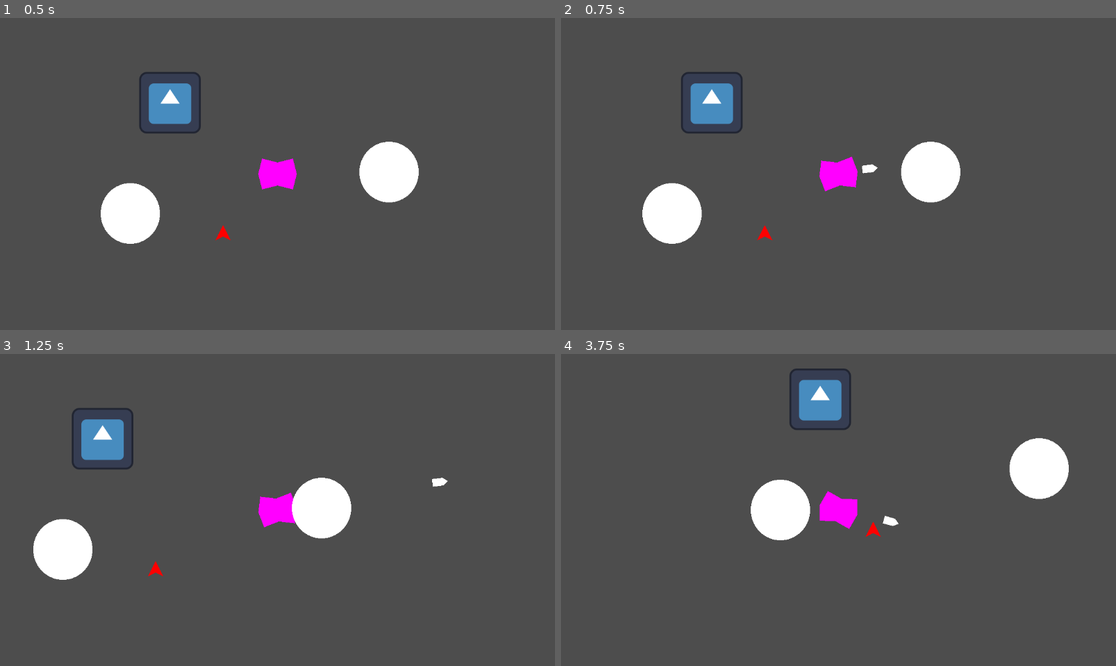
Above: before the commit, frames 1-4 (two rows, left to right).
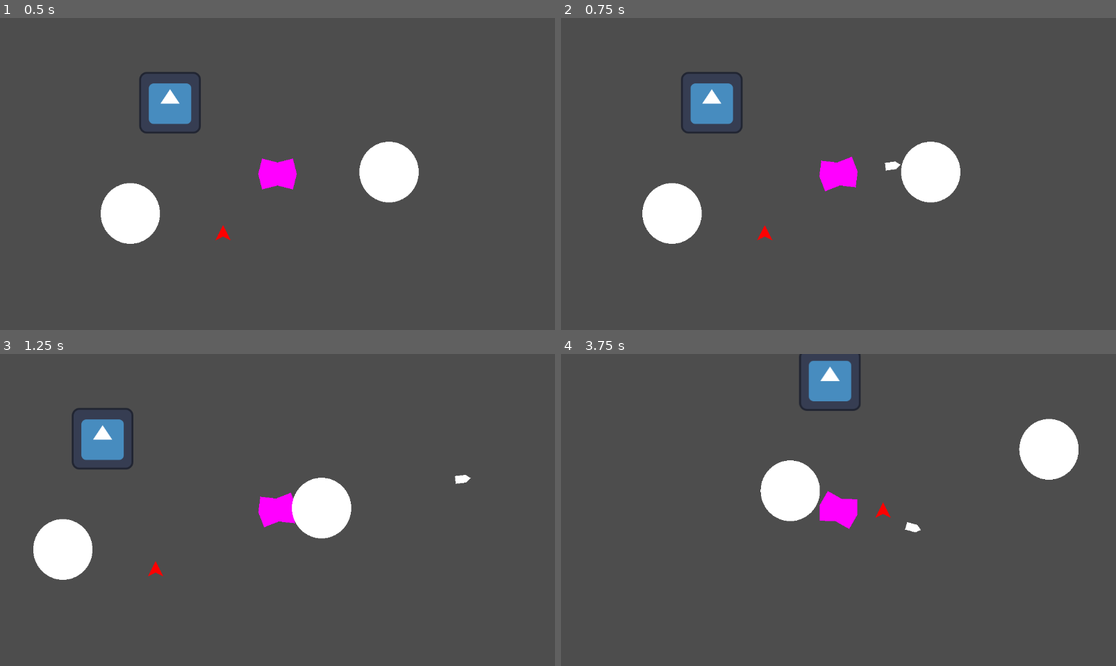
Above: after the commit, the same moments.

Repository: FredzyPythoner/L30HP
Game: Godot game, scene res://Scenes/Main.tscn
Two runs of this game, one before a commit and one after it. Both use one fixed random seed, a clock stepped at 60 frames per second and the inputs below. The engine's default icon, where the game draws it, is replaced by a stand-in: a white triangle on a blue panel in a dark square.
Inputs (mouse positions are in pixels of both pictures, inside the frame that each line leads up to):
- Up to frame 1 (0.5 s): no input
- Up to frame 2 (0.75 s): tap Enter at 0.5 s; move the mouse to (960, 158) at 0.52 s; hold D (move_right) from 0.53 s (still down); tap Space (fire) at 0.6 s
- Up to frame 3 (1.25 s): keep holding D (move_right)
- Up to frame 4 (3.75 s): move the mouse to (727, 525) at 1.27 s; release D (move_right) at 1.28 s; hold S (move_down) 1.28-2.03 s; tap Space (fire) every 0.75 s from 1.35 to 3.6 s; move the mouse to (894, 441) at 2.02 s; hold D (move_right) 2.03-2.78 s; move the mouse to (810, 572) at 2.77 s; hold W (move_up) 2.78-3.53 s; move the mouse to (1005, 556) at 3.52 s; hold A (move_left) from 3.53 s (still down)

Frame 1 is identical in both runs. In frame 2, 0.1% of the frame differs, in the area x 54-62%, y 45-50%; in frame 3, 0.1%; in frame 4, 4.9%, in the area x 34-94%, y 0-60%.
Error before the commit: Invalid access to property or key 'position' on a base object of type 'Nil'. (res://Scenes/enemy.gd:25)

Commit message:
Every

Diff:
--- a/Scenes/Main.tscn
+++ b/Scenes/Main.tscn
@@ -27,6 +27,7 @@
 [node name="Enemy" parent="." instance=ExtResource("5_op2xl")]
 position = Vector2(431, 409)
 
-[node name="EnemySpawn" type="Node2D" parent="."]
+[node name="EnemySpawn" type="Node2D" parent="." node_paths=PackedStringArray("player")]
 position = Vector2(544, 288)
 script = ExtResource("6_l84uy")
+player = NodePath("../Player")
--- a/Scenes/bullet.tscn
+++ b/Scenes/bullet.tscn
@@ -17,3 +17,5 @@
 [node name="CollisionShape2D" type="CollisionShape2D" parent="."]
 rotation = 1.5708
 shape = SubResource("CapsuleShape2D_64073")
+
+[connection signal="body_entered" from="." to="." method="_on_body_entered"]
--- a/Scenes/enemy.gd
+++ b/Scenes/enemy.gd
@@ -1,7 +1,8 @@
-extends Area2D
+extends CharacterBody2D
 
 var damage: int = 20
 var health: int = 100
+var player: Node2D
 
 func take_damage(amount: int):
 	health -= amount
@@ -12,14 +13,27 @@
 		die()
 
 func die():
-	print("Player has died!")
+	print("Enemy has died!")
 	queue_free()  # This will remove the player from the scene
 
 
 func _on_area_entered(area):
+	# area er skud
+	print("Enemy on_area_entered")
 	take_damage(damage)
 
-@export var player: CharacterBody2D
+func _process(delta: float) -> void:
+	if player:
+		velocity = (player.global_position - global_position).normalized() * 100
+		var collision = move_and_collide(velocity * delta)
+		if collision and collision.get_collider().has_method("take_damage"):
+			collision.get_collider().take_damage(10)
+			queue_free()
 
-func _process(delta: float) -> void:
-	$".".transform.Position += (player.position - position).normalized() * delta * 20
+
+
+func _on_body_entered(body: Node2D) -> void:
+	print("Enemy on_body_entered")
+	# fjende rammer player
+	body.take_damage(damage)
+	queue_free()
--- a/Scenes/enemy.tscn
+++ b/Scenes/enemy.tscn
@@ -4,7 +4,7 @@
 
 [sub_resource type="CapsuleShape2D" id="CapsuleShape2D_5t5ec"]
 
-[node name="Enemy" type="Area2D"]
+[node name="Enemy" type="CharacterBody2D" groups=["mobs"]]
 script = ExtResource("1_eoybj")
 
 [node name="Polygon2D" type="Polygon2D" parent="."]
@@ -14,5 +14,3 @@
 
 [node name="CollisionShape2D" type="CollisionShape2D" parent="."]
 shape = SubResource("CapsuleShape2D_5t5ec")
-
-[connection signal="area_entered" from="." to="." method="_on_area_entered"]
--- a/Scenes/enemy_spawn.gd
+++ b/Scenes/enemy_spawn.gd
@@ -3,7 +3,8 @@
 # Exported variables
 @export var enemy_scene = preload("res://Scenes/enemy.tscn")
 @export var spawn_area = Vector2(2000, 2000) # Define the spawn area size
-@export var spawn_interval = 1.0           # Time in seconds between spawns
+@export var spawn_interval = 1.0        # Time in seconds between spawns
+@export var player: Node2D
 
 # Internal timer for spawning
 var _spawn_timer = 5
@@ -24,6 +25,7 @@
 func spawn_enemy():
 	# Instance a new enemy
 	var enemy_instance = enemy_scene.instantiate()
+	enemy_instance.player = player
 
 	# Randomize the enemy's position within the spawn area
 	var random_position = Vector2(
--- a/Scenes/player.gd
+++ b/Scenes/player.gd
@@ -21,7 +21,7 @@
 	look_at(mouse_position)
 
 	# Initialize velocity
-	var velocity = Vector2()
+	velocity = Vector2()
 
 	# Use up/down keys to control vertical movement
 	if Input.is_action_pressed("move_up"):
@@ -46,6 +46,11 @@
 	move_and_slide()
 	if Input.is_action_just_pressed("fire"):
 		shoot()
+
+
+
+
+
 func shoot():
 	var b = Bullet.instantiate()
 	get_parent().add_child(b)
@@ -62,4 +67,16 @@
 
 func die():
 	print("Player has died!")
-	queue_free()  # This will remove the player from the scene
+	#queue_free()  # This will remove the player from the scene
+	get_tree().paused = true
+
+
+var player: Node2D
+
+func _ready():
+	# Get the player node from the "Player" group
+	var players = get_tree().get_nodes_in_group("Player")
+	if players.size() > 0:
+		player = players[0]
+	else:
+		print("Player not found in the scene tree.")
--- a/Scenes/player.tscn
+++ b/Scenes/player.tscn
@@ -21,3 +21,4 @@
 polygon = PackedVector2Array(64, 64, 72, 32, 64, 0, 32, 8, 0, 0, -8, 32, 0, 64, 32, 56)
 
 [node name="Muzzle" type="Marker2D" parent="."]
+position = Vector2(48, 0)
--- a/bullet.gd
+++ b/bullet.gd
@@ -6,6 +6,7 @@
 	position += transform.x * speed * delta
 
 func _on_Bullet_body_entered(body):
+	print("Bullet on_Bullet_body_entered")
 	if body.is_in_group("mobs"):
 		body.queue_free()
 	queue_free()
@@ -14,5 +15,6 @@
 var damage: int = 20
 
 func _on_body_entered(body: Node2D) -> void:
-	if 1 == 1:
+	print("Bullet on_body_entered")
+	if body.is_in_group("mobs"):
 		body.take_damage(damage)
